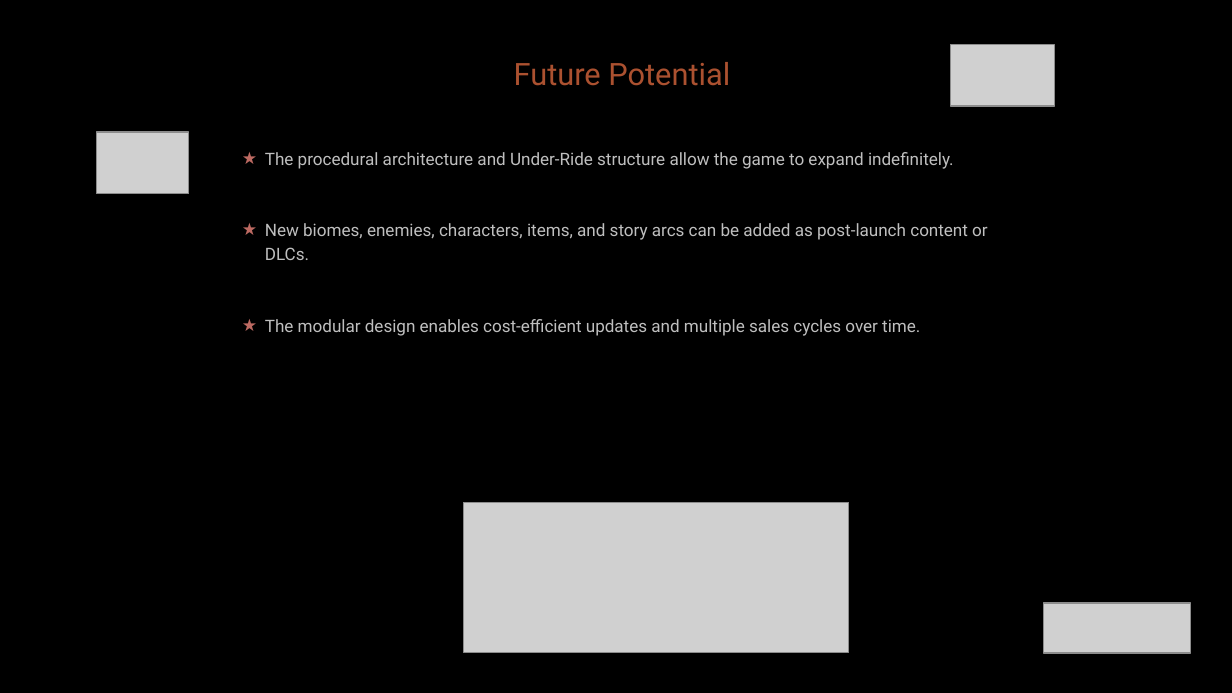
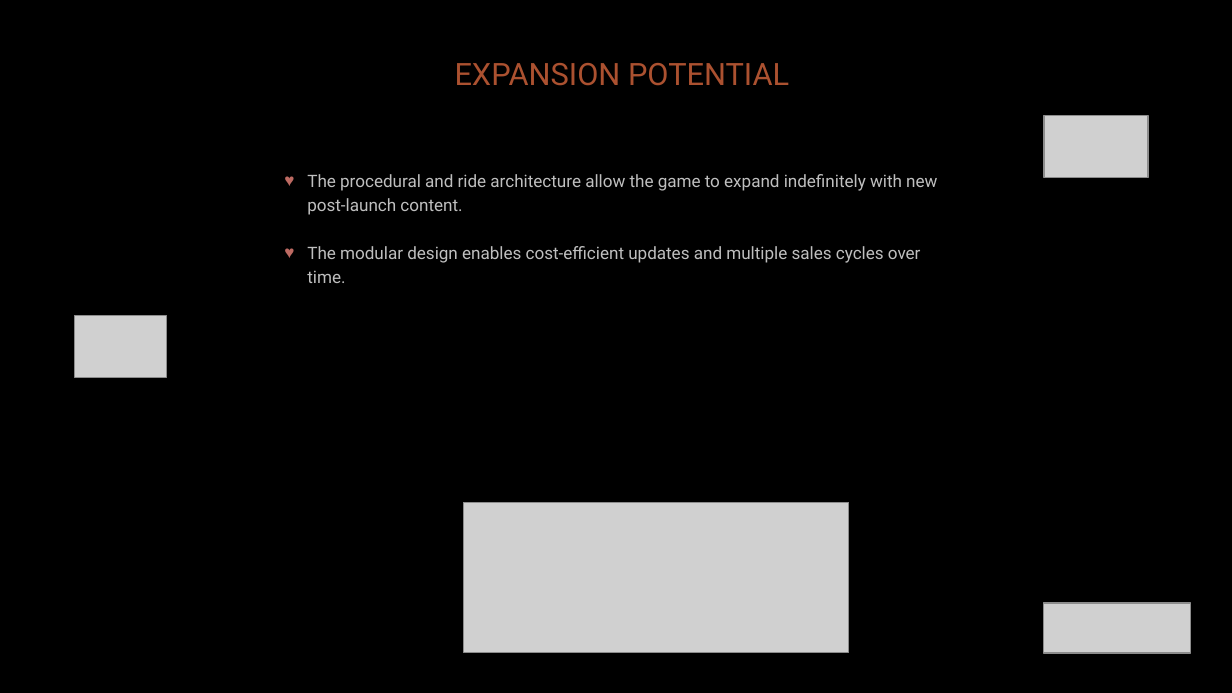
Before and after one commit to diegohcanepa/Remizione, a slide deck: slide 14 of Pitch Deck.pptx (slide 15 before the commit). Drawn at 1232x693 pixels with LibreOffice and Linux fonts; fonts in the diff are those of the drawing; grey boxes stand for pictures; background and template pictures are left out. Boxes give left, top, right and bottom in pixels: in the first picture for what was removed or moved away, otherwise in the second. Text is boxed around its words. In the diff, an @@ line names an element or a change of style, - is before the commit and + after.

```diff
--- a/Pitch Deck.pptx
+++ b/Pitch Deck.pptx
@@ text at (455, 63, 789, 86): text changed @@
-Future Potential
+EXPANSION POTENTIAL
@@ picture: place and size @@
-picture at (950, 44, 1053, 106)
+picture at (1044, 116, 1147, 177)
@@ text "The procedural and ride architecture ...": place and size @@
-text "The procedural and ride architecture ..." at (265, 152, 988, 336)
+text "The procedural and ride architecture ..." at (307, 174, 937, 283)
@@ text at (307, 174, 937, 215): text changed @@
-★ The procedural architecture and Under-Ride structure allow the game to expand indefinitely.
-★ New biomes, enemies, characters, items, and story arcs can be added as post-launch content or DLCs.
+♥ The procedural and ride architecture allow the game to expand indefinitely with new post-launch content.
@@ text at (307, 246, 921, 283): bullet ★ to ♥ @@
@@ picture: place and size @@
-picture at (96, 132, 188, 193)
+picture at (74, 315, 166, 377)
```
Also in this commit, not shown: 13 other slides changed, 1 slide added, 2 slides removed, 5 other files.
